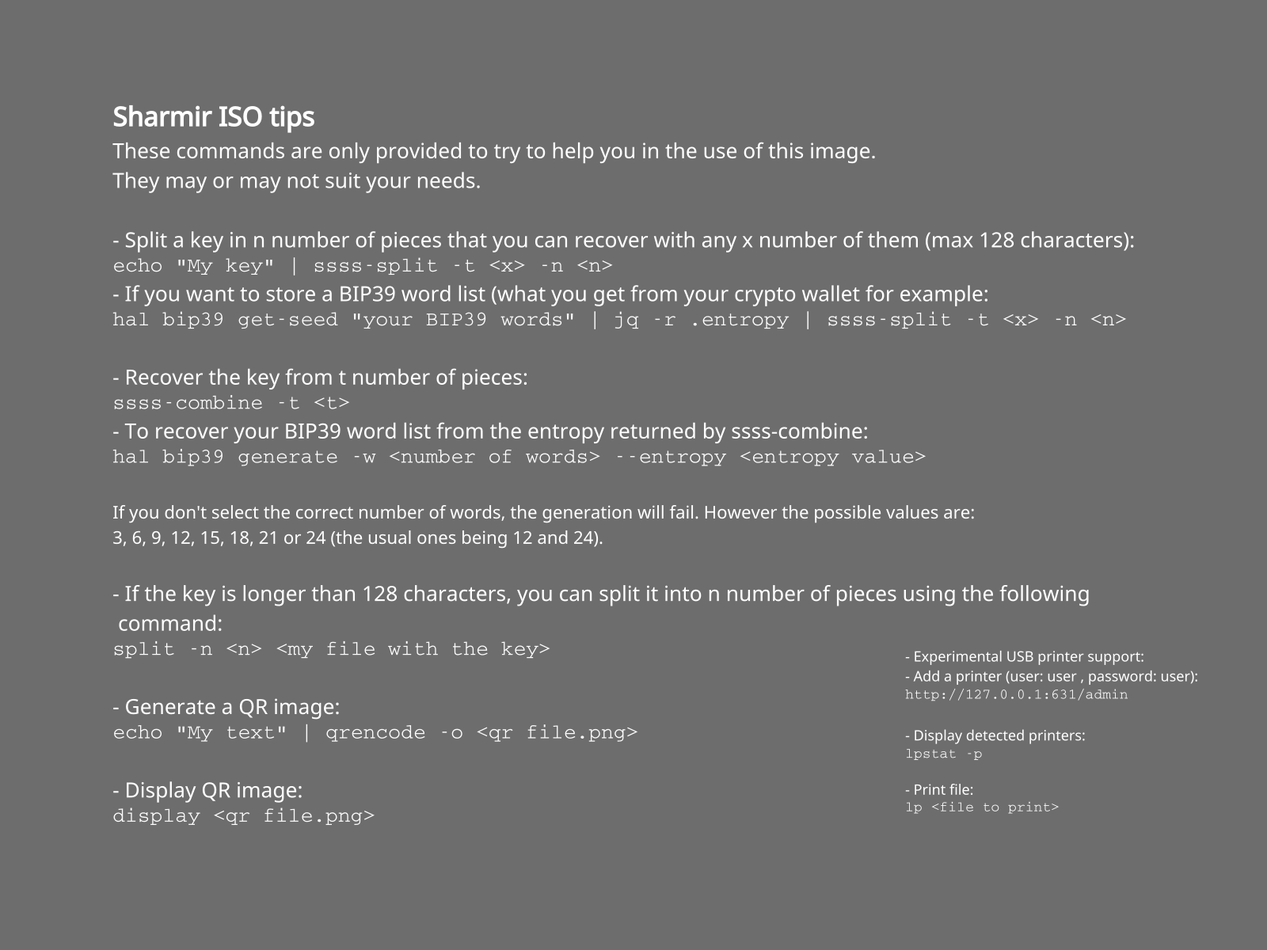
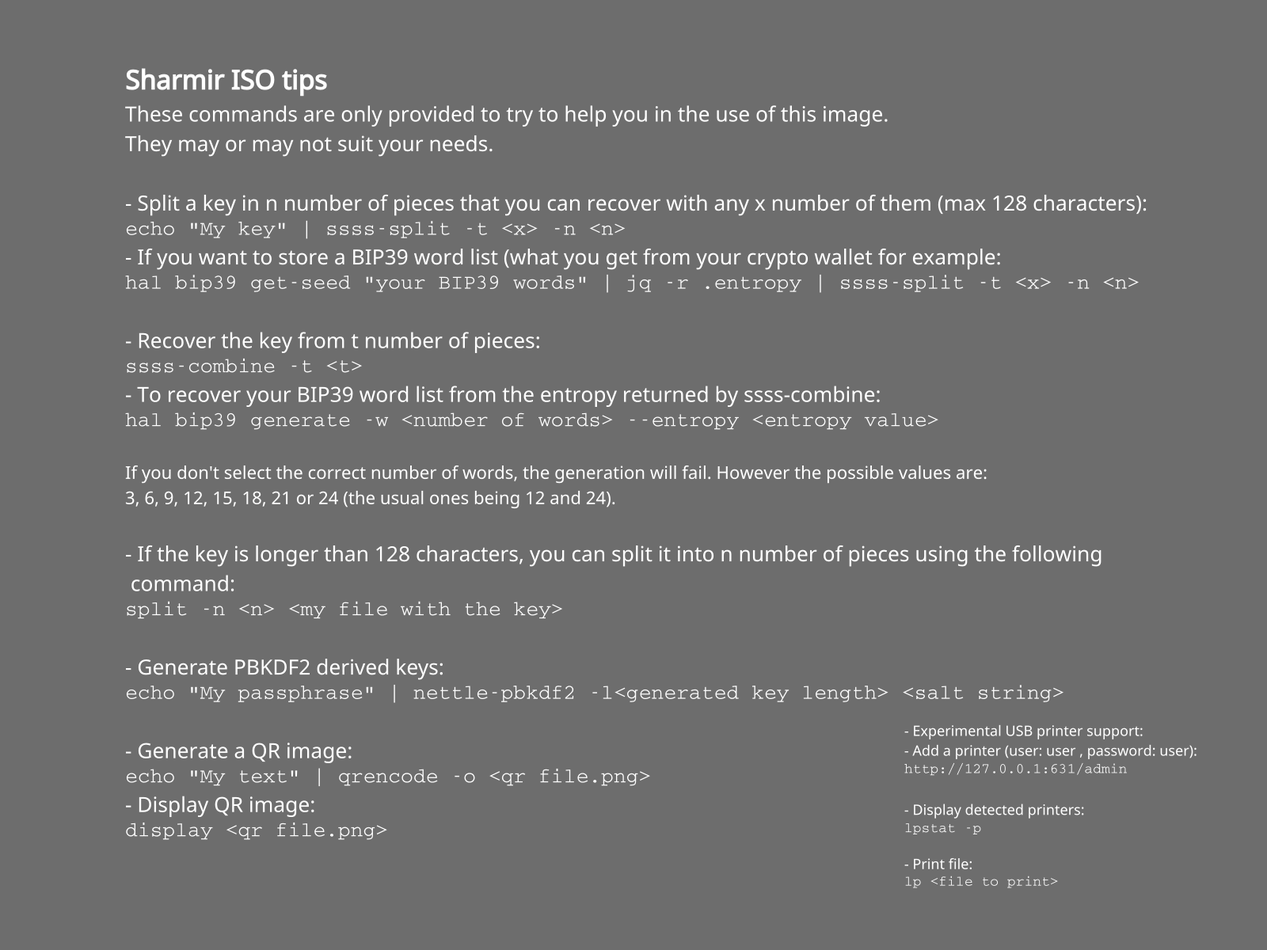
Comparing the layer stacks of the two w=1267, h=950 images. Changes:
painted on "Fill" over 112, 68, 1198, 889
